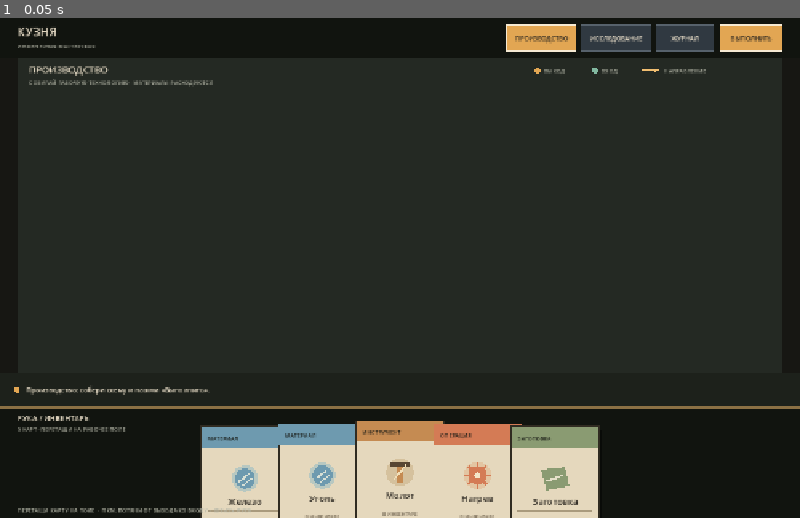
Above: before the commit, frame 1.
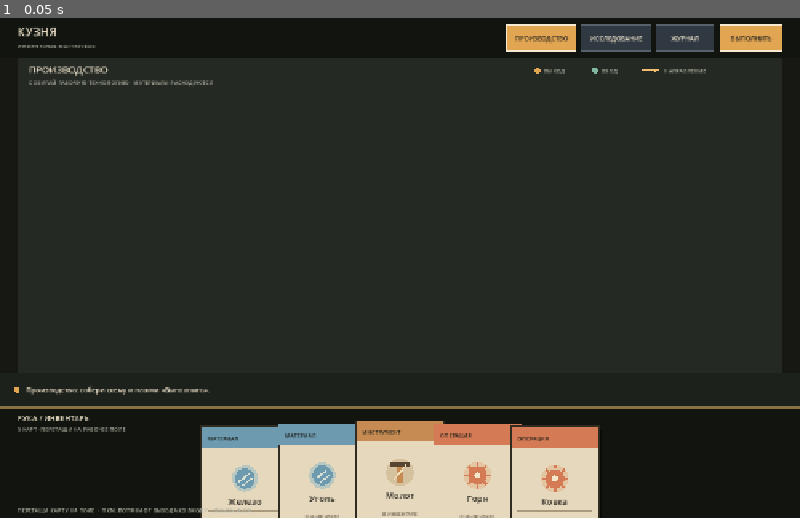
Above: after the commit, the same moment.

Repository: Blyaprint/new-1-bit-kuznya
Game: Godot game, scene res://scenes/board_prototype.tscn
The game is run twice, just before and just after one commit, with the same random seed, the same clock (stepped at 60 frames per second) and the same inputs.
Inputs:
- Up to frame 1 (0.05 s): no input

The runs differ from the first frame. In frame 1, 0.7% of the frame differs, in the area x 57-75%, y 81-98%.

Commit message:
Replace generic ports with typed logical sockets

Diff:
--- a/scripts/board_prototype.gd
+++ b/scripts/board_prototype.gd
@@ -34,6 +34,7 @@
 var drag_offset := Vector2.ZERO
 var drag_position := Vector2.ZERO
 var connecting_from_id := -1
+var connecting_from_port := -1
 var action_button_held := false
 var execution_message := "Производство: собери схему и нажми «Выполнить»."
 var mouse_position := Vector2.ZERO
@@ -46,8 +47,8 @@
 	_add_card("Железо", "МАТЕРИАЛ")
 	_add_card("Уголь", "МАТЕРИАЛ")
 	_add_card("Молот", "ИНСТРУМЕНТ")
-	_add_card("Нагрев", "ОПЕРАЦИЯ")
-	_add_card("Заготовка", "ОБЪЕКТ")
+	_add_card("Горн", "ОПЕРАЦИЯ")
+	_add_card("Ковка", "ОПЕРАЦИЯ")
 	queue_redraw()
 
 
@@ -151,7 +152,8 @@
 			var source := _port_at(mouse_position, true)
 			if not source.is_empty():
 				connecting_from_id = int(source.id)
-				execution_message = "Выход выбран: %s. Потяни линию к зелёному входу другой карты." % str(source.title)
+				connecting_from_port = int(source.port_index)
+				execution_message = "Выход «%s» выбран. Соедини его с подходящим входом." % str(source.port_label)
 				accept_event()
 				queue_redraw()
 			else:
@@ -162,12 +164,13 @@
 			if connecting_from_id != -1:
 				var target := _port_at(mouse_position, false)
 				if not target.is_empty() and int(target.id) != connecting_from_id:
-					_add_directed_link(connecting_from_id, int(target.id))
+					_add_directed_link(connecting_from_id, connecting_from_port, int(target.id), int(target.port_index))
 				elif not target.is_empty():
 					execution_message = "Нельзя соединить карту саму с собой."
 				else:
 					execution_message = "Не попал во вход. Отпусти кнопку на зелёном ВХОДЕ слева."
 				connecting_from_id = -1
+				connecting_from_port = -1
 				accept_event()
 				queue_redraw()
 
@@ -211,20 +214,19 @@
 		if not by_title.has(title):
 			execution_message = "Для подковы не хватает карты «%s»." % title
 			return
-	# Horseshoe recipe is a directed process, not just any connected cluster:
-	# coal fuels heating; iron is heated; the heated blank is forged with the hammer.
+	# Typed sockets model the actual workshop process.
 	var required_links := [
-		"%d:%d" % [int(by_title["Уголь"].id), int(by_title["Нагрев"].id)],
-		"%d:%d" % [int(by_title["Железо"].id), int(by_title["Нагрев"].id)],
-		"%d:%d" % [int(by_title["Нагрев"].id), int(by_title["Заготовка"].id)],
-		"%d:%d" % [int(by_title["Молот"].id), int(by_title["Заготовка"].id)]
+		"%d:0:%d:0" % [int(by_title["Уголь"].id), int(by_title["Горн"].id)],
+		"%d:0:%d:1" % [int(by_title["Железо"].id), int(by_title["Горн"].id)],
+		"%d:0:%d:0" % [int(by_title["Горн"].id), int(by_title["Ковка"].id)],
+		"%d:0:%d:1" % [int(by_title["Молот"].id), int(by_title["Ковка"].id)]
 	]
 	var missing_steps: Array[String] = []
 	var step_names := [
-		"Уголь → Нагрев (топливо)",
-		"Железо → Нагрев (нагрев металла)",
-		"Нагрев → Заготовка (передача нагретой заготовки)",
-		"Молот → Заготовка (ковка)"
+		"Уголь: Топливо → Горн: Топливо",
+		"Железо: Заготовка → Горн: Заготовка",
+		"Горн: Нагретый металл → Ковка: Нагретый металл",
+		"Молот: Удар → Ковка: Удар"
 	]
 	for i in range(required_links.size()):
 		if not production_links.has(required_links[i]):
@@ -233,11 +235,11 @@
 		execution_message = "Подкова не готова. Не хватает этапов: %s." % "; ".join(missing_steps)
 		return
 
-	var blank_position: Vector2 = Vector2(by_title["Заготовка"].production_position)
+	var blank_position: Vector2 = Vector2(by_title["Ковка"].production_position)
 	var consumed_ids := [
 		int(by_title["Железо"].id),
 		int(by_title["Уголь"].id),
-		int(by_title["Заготовка"].id)
+		int(by_title["Горн"].id), int(by_title["Ковка"].id)
 	]
 	for card in cards.duplicate():
 		if consumed_ids.has(int(card.id)):
@@ -286,10 +288,10 @@
 		adjacency[int(card.id)] = []
 	for link in graph_links:
 		var parts := link.split(":")
-		if parts.size() != 2:
+		if parts.size() != 4:
 			continue
 		var from_id := int(parts[0])
-		var to_id := int(parts[1])
+		var to_id := int(parts[2])
 		if adjacency.has(from_id) and adjacency.has(to_id):
 			adjacency[from_id].append(to_id)
 			adjacency[to_id].append(from_id)
@@ -323,9 +325,37 @@
 	drag_card_id = -1
 
 
-func _port_position(card: Dictionary, is_output: bool) -> Vector2:
+func _input_ports(card: Dictionary) -> Array[String]:
+	match str(card.title):
+		"Горн":
+			return ["Топливо", "Заготовка"]
+		"Ковка":
+			return ["Нагретый металл", "Удар"]
+		_:
+			return []
+
+
+func _output_ports(card: Dictionary) -> Array[String]:
+	match str(card.title):
+		"Уголь":
+			return ["Топливо"]
+		"Железо":
+			return ["Заготовка"]
+		"Молот":
+			return ["Удар"]
+		"Горн":
+			return ["Нагретый металл"]
+		"Ковка":
+			return ["Подкова"]
+		_:
+			return []
+
+
+func _port_position(card: Dictionary, is_output: bool, port_index: int) -> Vector2:
 	var center := Vector2(card[_position_key()])
-	return center + Vector2(CARD_SIZE.x * 0.5 if is_output else -CARD_SIZE.x * 0.5, 0.0)
+	var ports := _output_ports(card) if is_output else _input_ports(card)
+	var y_offset := (float(port_index) - float(ports.size() - 1) * 0.5) * 38.0
+	return center + Vector2(CARD_SIZE.x * 0.5 if is_output else -CARD_SIZE.x * 0.5, y_offset)
 
 
 func _port_at(point: Vector2, is_output: bool) -> Dictionary:
@@ -334,8 +364,10 @@
 	for card in board_cards:
 		if int(card.id) == drag_card_id:
 			continue
-		if point.distance_to(_port_position(card, is_output)) <= 16.0:
-			return card
+		var ports := _output_ports(card) if is_output else _input_ports(card)
+		for i in range(ports.size()):
+			if point.distance_to(_port_position(card, is_output, i)) <= 16.0:
+				return {"id": card.id, "title": card.title, "port_index": i, "port_label": ports[i]}
 	return {}
 
 
@@ -410,17 +442,24 @@
 	return {}
 
 
-func _add_directed_link(from_id: int, to_id: int) -> void:
+func _add_directed_link(from_id: int, from_port: int, to_id: int, to_port: int) -> void:
 	if from_id == to_id:
 		return
-	var key := "%d:%d" % [from_id, to_id]
+	var from_card := _card_by_id(from_id)
+	var to_card := _card_by_id(to_id)
+	if from_card.is_empty() or to_card.is_empty():
+		return
+	var output_name := _output_ports(from_card)[from_port]
+	var input_name := _input_ports(to_card)[to_port]
+	if output_name != input_name:
+		execution_message = "Несовместимые точки: «%s» не подходит к «%s»." % [output_name, input_name]
+		return
+	var key := "%d:%d:%d:%d" % [from_id, from_port, to_id, to_port]
 	var current := _active_links()
 	if not current.has(key):
 		current.append(key)
 		_set_active_links(current)
-		var from_card := _card_by_id(from_id)
-		var to_card := _card_by_id(to_id)
-		execution_message = "Предварительная реакция: %s → %s. Проверь схему экспериментом." % [str(from_card.title), str(to_card.title)]
+		execution_message = "Совместимость подтверждена: %s → %s." % [output_name, input_name]
 
 
 func _remove_links_for_card(graph_links: Array[String], card_id: int) -> void:
@@ -435,7 +474,7 @@
 	var kept: Array[String] = []
 	for link in graph_links:
 		var parts := link.split(":")
-		if parts.size() == 2 and not ids.has(int(parts[0])) and not ids.has(int(parts[1])):
+		if parts.size() == 4 and not ids.has(int(parts[0])) and not ids.has(int(parts[2])):
 			kept.append(link)
 	return kept
 
@@ -477,7 +516,7 @@
 	if connecting_from_id != -1:
 		var source := _card_by_id(connecting_from_id)
 		if not source.is_empty():
-			draw_line(_port_position(source, true), mouse_position, ACCENT, 4.0, true)
+			draw_line(_port_position(source, true, connecting_from_port), mouse_position, ACCENT, 4.0, true)
 			draw_circle(mouse_position, 7.0, ACCENT)
 	if journal_open:
 		_draw_journal()
@@ -522,16 +561,16 @@
 func _draw_links() -> void:
 	for link in _active_links():
 		var parts := link.split(":")
-		if parts.size() != 2:
+		if parts.size() != 4:
 			continue
 		var a := _card_by_id(int(parts[0]))
-		var b := _card_by_id(int(parts[1]))
+		var b := _card_by_id(int(parts[2]))
 		if a.is_empty() or b.is_empty():
 			continue
 		if str(a[_place_key()]) != "board" or str(b[_place_key()]) != "board":
 			continue
-		var from_edge := _port_position(a, true)
-		var to_edge := _port_position(b, false)
+		var from_edge := _port_position(a, true, int(parts[1]))
+		var to_edge := _port_position(b, false, int(parts[3]))
 		var direction := (to_edge - from_edge).normalized()
 		if direction == Vector2.ZERO:
 			continue
@@ -578,11 +617,17 @@
 	draw_line(top_left + Vector2(10, 135), top_left + Vector2(CARD_SIZE.x - 10, 135), Color("#a99a7d"), 1.0)
 	draw_string(font, top_left + Vector2(8, 153), "УЗЕЛ СХЕМЫ" if on_board else "В ИНВЕНТАРЕ", HORIZONTAL_ALIGNMENT_CENTER, CARD_SIZE.x - 16, 8, Color("#675b49"))
 	if on_board:
-		# Explicit, color-coded connection ports make direction readable.
-		draw_circle(Vector2(top_left.x, top_left.y + CARD_SIZE.y * 0.5), 6.0, Color("#82b8a0"))
-		draw_circle(Vector2(top_left.x + CARD_SIZE.x, top_left.y + CARD_SIZE.y * 0.5), 6.0, ACCENT)
-		draw_string(font, top_left + Vector2(8, 76), "ВХОД", HORIZONTAL_ALIGNMENT_LEFT, 34, 8, Color("#34483f"))
-		draw_string(font, top_left + Vector2(CARD_SIZE.x - 48, 76), "ВЫХОД", HORIZONTAL_ALIGNMENT_RIGHT, 40, 8, Color("#594126"))
+		# Each card exposes named sockets specific to its role.
+		var inputs := _input_ports(card)
+		var outputs := _output_ports(card)
+		for i in range(inputs.size()):
+			var p := _port_position(card, false, i)
+			draw_circle(p, 6.0, Color("#82b8a0"))
+			draw_string(font, Vector2(top_left.x + 7, p.y - top_left.y - 9), inputs[i], HORIZONTAL_ALIGNMENT_LEFT, 58, 8, Color("#34483f"))
+		for i in range(outputs.size()):
+			var p := _port_position(card, true, i)
+			draw_circle(p, 6.0, ACCENT)
+			draw_string(font, Vector2(top_left.x + CARD_SIZE.x - 66, p.y - top_left.y - 9), outputs[i], HORIZONTAL_ALIGNMENT_RIGHT, 58, 8, Color("#594126"))
 
 
 func _category_color(category: String) -> Color:
